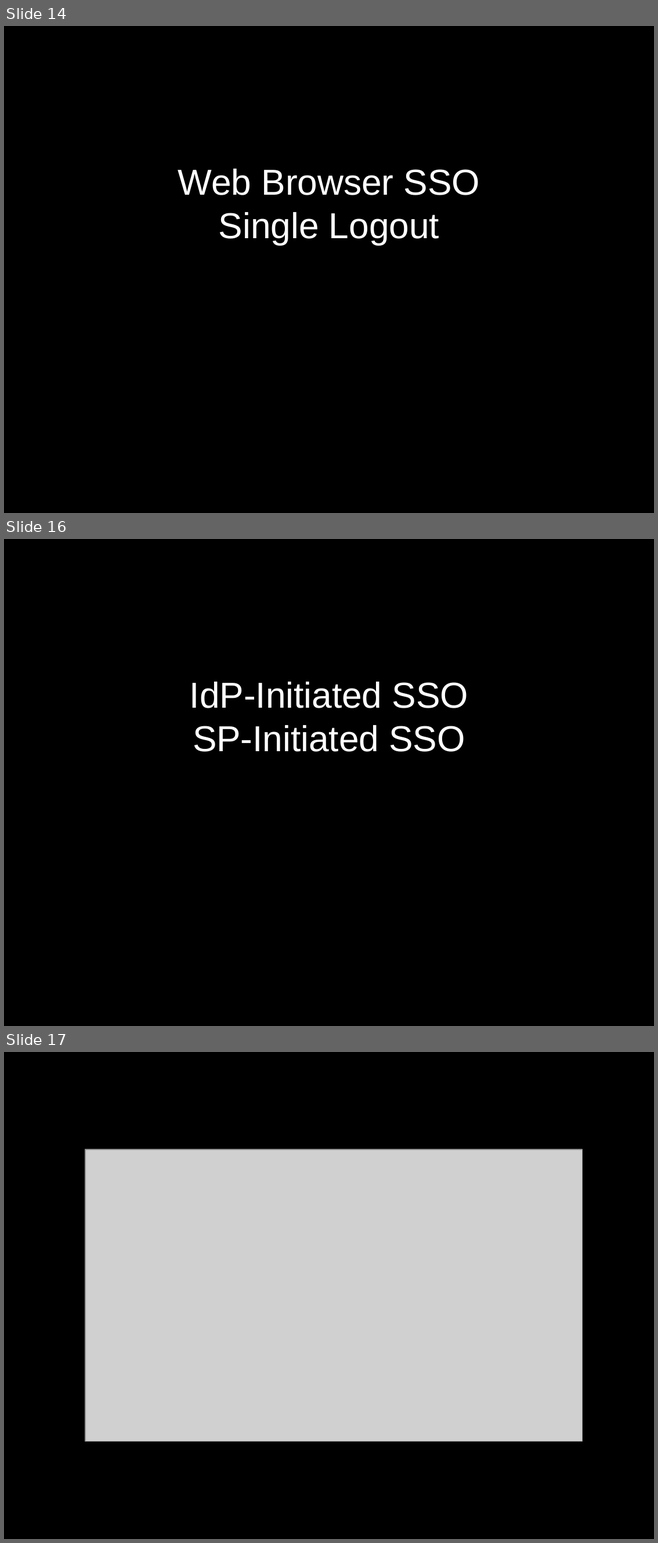
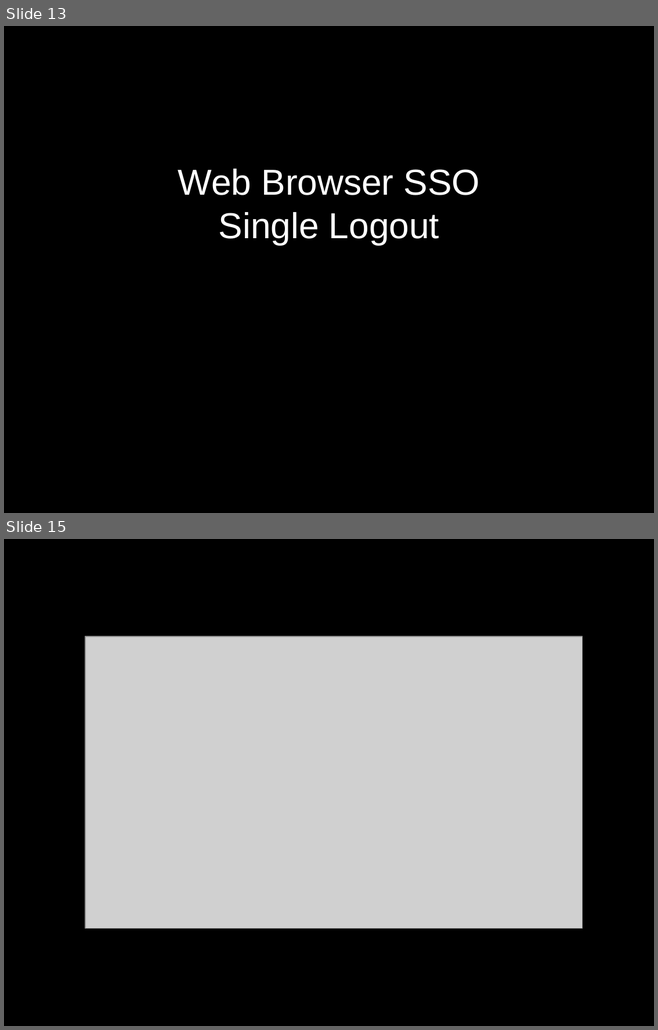
Before and after one commit to janasle/javabin-saml-demo, a slide deck: notes/javabin_saml.ppt. Shown one above the other, each under a label of ours: slides 14, 16 and 17 before the commit, slides 13 and 15 after it; the slides between them are not shown. The pictures are 658x1543 and 658x1030 pixels, drawn with LibreOffice and Linux fonts; fonts in the diff are those of the drawing; grey boxes stand for pictures. Boxes give left, top, right and bottom in pixels: in the first picture for what was removed or moved away, otherwise in the second. Text is boxed around its words. In the diff, an @@ line names an element or a change of style, - is before the commit and + after.

```diff
--- a/notes/javabin_saml.ppt
+++ b/notes/javabin_saml.ppt
@@ slide 16 removed at bbox=[4, 539, 654, 1026], background #000000 @@
@@ text removed at bbox=[190, 682, 468, 752] @@
-IdP-Initiated SSO
-SP-Initiated SSO
@@ what was slide 14 is now slide 13 @@
@@ what was slide 17 is now slide 15 @@
```
Also in this commit, not shown: 12 slides changed, 6 slides added, 1 other slide removed, 23 other files.
